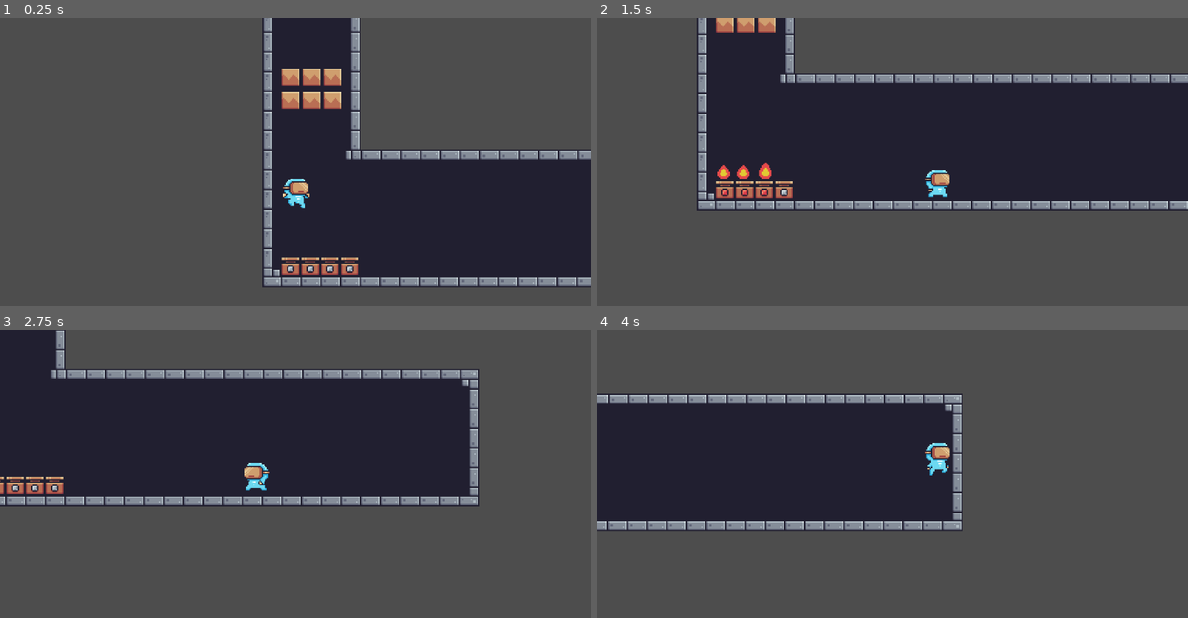
Above: before the commit, frames 1-4 (two rows, left to right).
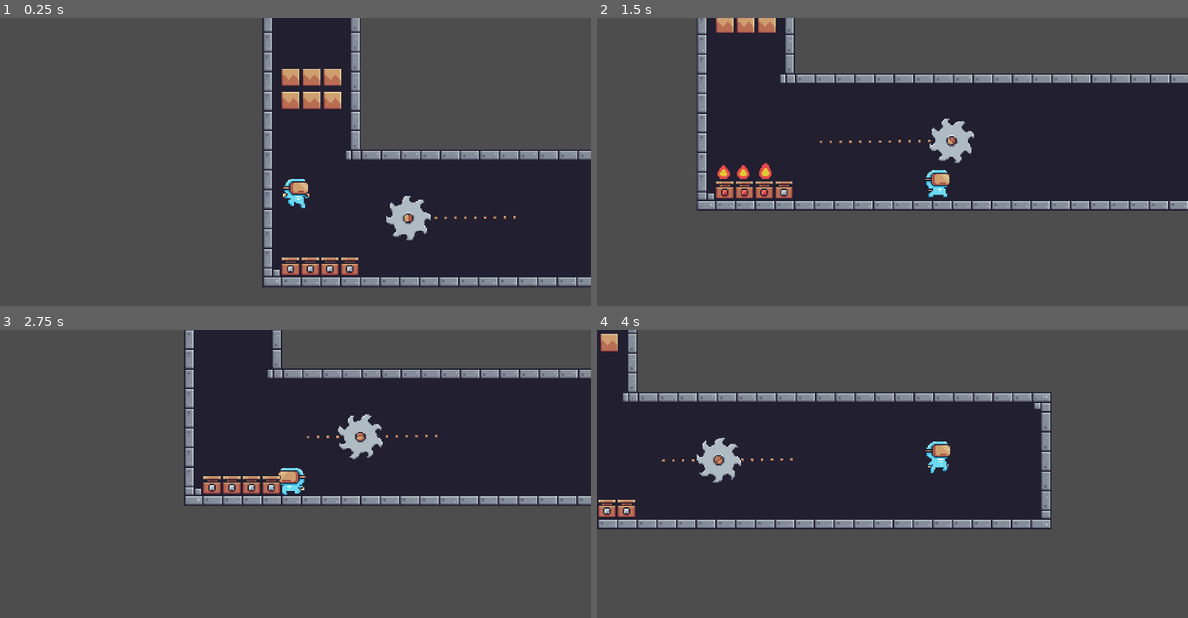
Above: after the commit, the same moments.

Repository: bennytha/platformer
Game: Godot game, scene res://game/levels/level.tscn
Same seed, same stepped clock (60 frames per second), same inputs: the game is played once before the commit and once after it.
Inputs:
- Up to frame 1 (0.25 s): no input
- Up to frame 2 (1.5 s): hold D (move_right) from 0.53 s (still down); tap Space (jump) at 0.77 s
- Up to frame 3 (2.75 s): tap Space (jump) at 1.52 s; release D (move_right) at 2.03 s; hold A (move_left) from 2.03 s (still down)
- Up to frame 4 (4 s): release A (move_left) at 2.78 s; hold D (move_right) from 2.78 s (still down); tap Space (jump) at 3.02, 3.77 s

The runs differ from the first frame. In frame 1, 0.7% of the frame differs, in the area x 65-88%, y 61-78%; in frame 2, 1.2%; in frame 3, 32%, in the area x 0-100%, y 0-62%; in frame 4, 14%.

Commit message:
saw with movement added

Diff:
--- /dev/null
+++ b/common/script/back_&_forth.gd
@@ -0,0 +1,12 @@
+extends PathFollow2D
+
+var direction = 1
+@export var speed: float = .010
+
+func _process(delta: float) -> void:
+	progress_ratio += speed * direction
+
+	if progress_ratio == 1:
+		direction = -1
+	if progress_ratio ==0:
+		direction = 1
--- /dev/null
+++ b/common/script/draw_chian.gd
@@ -0,0 +1,36 @@
+extends Path2D
+
+# Drag and drop your Chain Link scene or a PackedScene with just a Sprite2D here
+@export var chain_link_scene: PackedScene
+# How many pixels apart each chain link should be (match your sprite's width/height)
+@export var link_spacing: float = 16.0
+
+func _ready() -> void:
+	generate_chain()
+
+func generate_chain() -> void:
+	if not chain_link_scene:
+		push_warning("Forgot to assign the chain link scene!")
+		return
+
+	var path_length = curve.get_baked_length()
+	# Calculate how many links fit on this path
+	var number_of_links = floor(path_length / link_spacing)
+
+	for i in range(number_of_links):
+		# Find the pixel distance along the path for this specific link
+		var current_distance = i * link_spacing
+
+		# Get the exact X, Y coordinates and the rotation angle at this distance
+		var link_pos: Vector2 = curve.sample_baked(current_distance)
+		# We sample slightly ahead to figure out which direction the link should face
+		var next_pos: Vector2 = curve.sample_baked(current_distance + 1.0)
+		var link_angle: float = (next_pos - link_pos).angle()
+
+		# Instantiate the link
+		var link = chain_link_scene.instantiate() as Node2D
+		add_child(link)
+
+		# Position and rotate it
+		link.position = link_pos
+		link.rotation = link_angle
--- a/game/actors/player/player.tscn
+++ b/game/actors/player/player.tscn
@@ -364,6 +364,7 @@
 
 [node name="Player" type="CharacterBody2D" unique_id=1910724010 groups=["player"]]
 collision_mask = 14
+safe_margin = 0.2
 script = ExtResource("1_2fvbb")
 
 [node name="CollisionShape2D" type="CollisionShape2D" parent="." unique_id=2011516540]
--- a/game/levels/level.tscn
+++ b/game/levels/level.tscn
@@ -10,6 +10,16 @@
 [ext_resource type="PackedScene" uid="uid://cixj5gr26ohxs" path="res://game/objects/interactive_items/breaking_block/breaking_block.tscn" id="9_7hkuw"]
 [ext_resource type="PackedScene" uid="uid://b7gwclqivra24" path="res://game/objects/interactive_items/floating_fan/floating_fan.tscn" id="9_b3dog"]
 [ext_resource type="PackedScene" uid="uid://cjxhndi5c2ew" path="res://game/objects/trap/fire/fire.tscn" id="10_7hkuw"]
+[ext_resource type="Script" uid="uid://c3ypyh2u4uuts" path="res://common/script/draw_chian.gd" id="11_6segh"]
+[ext_resource type="Script" uid="uid://bpanh0tu28abk" path="res://common/script/back_&_forth.gd" id="11_i4ef8"]
+[ext_resource type="PackedScene" uid="uid://lyyo2mxofnbu" path="res://game/objects/trap/saw_chain.tscn" id="12_cy61a"]
+[ext_resource type="PackedScene" uid="uid://dyu6cmygcw5j0" path="res://game/objects/trap/saw.tscn" id="12_yqurt"]
+
+[sub_resource type="Curve2D" id="Curve2D_6segh"]
+_data = {
+"points": PackedVector2Array(0, 0, 0, 0, 2805, 568, 0, 0, 0, 0, 2923, 567)
+}
+point_count = 2
 
 [node name="Level" type="Node2D" unique_id=1236650588]
 script = ExtResource("1_2s2b2")
@@ -90,3 +100,19 @@
 
 [node name="Fire4" parent="." unique_id=546993276 instance=ExtResource("10_7hkuw")]
 position = Vector2(2775, 615)
+
+[node name="Path2D" type="Path2D" parent="." unique_id=1156126597]
+curve = SubResource("Curve2D_6segh")
+script = ExtResource("11_6segh")
+chain_link_scene = ExtResource("12_cy61a")
+link_spacing = 8.0
+
+[node name="PathFollow2D" type="PathFollow2D" parent="Path2D" unique_id=1097032033]
+position = Vector2(2805, 568)
+rotation = -0.008474373
+rotates = false
+loop = false
+script = ExtResource("11_i4ef8")
+
+[node name="Saw" parent="Path2D/PathFollow2D" unique_id=2125136865 instance=ExtResource("12_yqurt")]
+z_index = 1
--- /dev/null
+++ b/game/objects/trap/saw.tscn
@@ -0,0 +1,105 @@
+[gd_scene format=3 uid="uid://dyu6cmygcw5j0"]
+
+[ext_resource type="Texture2D" uid="uid://xda628pqrtqu" path="res://assets/Traps/Saw/Off.png" id="1_cul3y"]
+[ext_resource type="Texture2D" uid="uid://dg2d151nqiwg" path="res://assets/Traps/Saw/On (38x38).png" id="2_wtgbs"]
+[ext_resource type="Script" uid="uid://cafbw5q5u8bwm" path="res://common/script/hitbox.gd" id="3_jidky"]
+
+[sub_resource type="AtlasTexture" id="AtlasTexture_ssxv6"]
+atlas = ExtResource("2_wtgbs")
+region = Rect2(0, 0, 38, 38)
+
+[sub_resource type="AtlasTexture" id="AtlasTexture_6msuv"]
+atlas = ExtResource("2_wtgbs")
+region = Rect2(38, 0, 38, 38)
+
+[sub_resource type="AtlasTexture" id="AtlasTexture_rhbnu"]
+atlas = ExtResource("2_wtgbs")
+region = Rect2(76, 0, 38, 38)
+
+[sub_resource type="AtlasTexture" id="AtlasTexture_ga5ho"]
+atlas = ExtResource("2_wtgbs")
+region = Rect2(114, 0, 38, 38)
+
+[sub_resource type="AtlasTexture" id="AtlasTexture_vr6oa"]
+atlas = ExtResource("2_wtgbs")
+region = Rect2(152, 0, 38, 38)
+
+[sub_resource type="AtlasTexture" id="AtlasTexture_ovnt2"]
+atlas = ExtResource("2_wtgbs")
+region = Rect2(190, 0, 38, 38)
+
+[sub_resource type="AtlasTexture" id="AtlasTexture_gq1sm"]
+atlas = ExtResource("2_wtgbs")
+region = Rect2(228, 0, 38, 38)
+
+[sub_resource type="AtlasTexture" id="AtlasTexture_2wx2q"]
+atlas = ExtResource("2_wtgbs")
+region = Rect2(266, 0, 38, 38)
+
+[sub_resource type="SpriteFrames" id="SpriteFrames_nciag"]
+animations = [{
+"frames": [{
+"duration": 1.0,
+"texture": ExtResource("1_cul3y")
+}],
+"loop": true,
+"name": &"off",
+"speed": 5.0
+}, {
+"frames": [{
+"duration": 1.0,
+"texture": SubResource("AtlasTexture_ssxv6")
+}, {
+"duration": 1.0,
+"texture": SubResource("AtlasTexture_6msuv")
+}, {
+"duration": 1.0,
+"texture": SubResource("AtlasTexture_rhbnu")
+}, {
+"duration": 1.0,
+"texture": SubResource("AtlasTexture_ga5ho")
+}, {
+"duration": 1.0,
+"texture": SubResource("AtlasTexture_vr6oa")
+}, {
+"duration": 1.0,
+"texture": SubResource("AtlasTexture_ovnt2")
+}, {
+"duration": 1.0,
+"texture": SubResource("AtlasTexture_gq1sm")
+}, {
+"duration": 1.0,
+"texture": SubResource("AtlasTexture_2wx2q")
+}],
+"loop": true,
+"name": &"on",
+"speed": 20.0
+}]
+
+[sub_resource type="CircleShape2D" id="CircleShape2D_1a8o8"]
+radius = 18.0
+
+[sub_resource type="CircleShape2D" id="CircleShape2D_cohh5"]
+radius = 16.0
+
+[node name="Saw" type="Node2D" unique_id=2125136865]
+
+[node name="AnimatedSprite2D" type="AnimatedSprite2D" parent="." unique_id=1869917057]
+sprite_frames = SubResource("SpriteFrames_nciag")
+animation = &"on"
+autoplay = "on"
+frame = 4
+frame_progress = 0.55555546
+
+[node name="HitBox" type="Area2D" parent="." unique_id=27898902]
+collision_layer = 4
+script = ExtResource("3_jidky")
+
+[node name="CollisionShape2D" type="CollisionShape2D" parent="HitBox" unique_id=1739457283]
+scale = Vector2(1, 1.0047464)
+shape = SubResource("CircleShape2D_1a8o8")
+
+[node name="StaticBody2D" type="StaticBody2D" parent="." unique_id=227163540]
+
+[node name="CollisionShape2D" type="CollisionShape2D" parent="StaticBody2D" unique_id=377018387]
+shape = SubResource("CircleShape2D_cohh5")
--- /dev/null
+++ b/game/objects/trap/saw_chain.tscn
@@ -0,0 +1,6 @@
+[gd_scene format=3 uid="uid://lyyo2mxofnbu"]
+
+[ext_resource type="Texture2D" uid="uid://c16re0f1t0ar6" path="res://assets/Traps/Saw/Chain.png" id="1_sf2bd"]
+
+[node name="SawChain" type="Sprite2D" unique_id=666176315]
+texture = ExtResource("1_sf2bd")
Not shown, added: common/script/back_&_forth.gd.uid
Not shown, added: common/script/draw_chian.gd.uid
